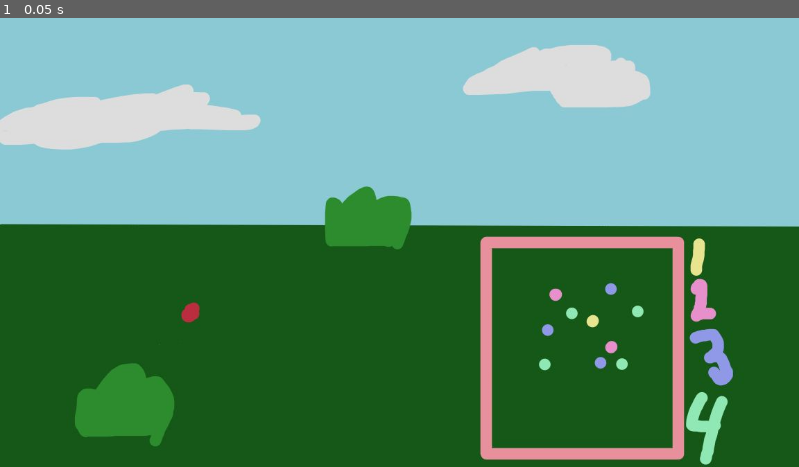
Above: before the commit, frame 1.
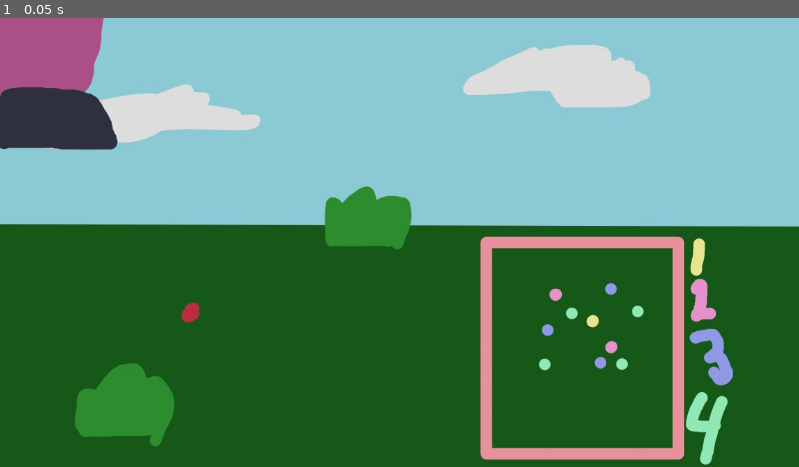
Above: after the commit, the same moment.

Repository: Odar-13/Puntformer
Game: Godot game, scene res://scenes/RPG/rpg_scene.tscn
Same seed, same stepped clock (60 frames per second), same inputs: the game is played once before the commit and once after it. This scene is started directly instead of the project's main scene.
Inputs:
- Up to frame 1 (0.05 s): no input

The runs differ from the first frame. In frame 1, 3.7% of the frame differs, in the area x 0-15%, y 0-30%.

Commit message:
Deleted Enemy Template

Diff:
--- a/scenes/RPG/rpg_scene.tscn
+++ b/scenes/RPG/rpg_scene.tscn
@@ -4,10 +4,10 @@
 [ext_resource type="Script" path="res://scripts/RPG/rpg_scene.gd" id="1_nybo4"]
 [ext_resource type="Script" path="res://scripts/RPG/turn_order_handler.gd" id="2_8y0kd"]
 [ext_resource type="Script" path="res://scripts/RPG/player.gd" id="2_epyl3"]
-[ext_resource type="Script" path="res://scripts/RPG/area_2d.gd" id="3_1cs0x"]
 [ext_resource type="Script" path="res://scripts/RPG/battle_handler.gd" id="3_3tdvk"]
 [ext_resource type="Script" path="res://scripts/RPG/background_placeholder.gd" id="4_ufr6f"]
 [ext_resource type="PackedScene" uid="uid://bh6b84m6d7yqv" path="res://scenes/RPG/enemy.tscn" id="6_3oedg"]
+[ext_resource type="Texture2D" uid="uid://3itrqrpe8ko3" path="res://art/gloombruh.png" id="8_0ghnl"]
 
 [node name="RPGScene" type="Node2D"]
 script = ExtResource("1_nybo4")
@@ -70,7 +70,7 @@
 offset_right = 40.0
 offset_bottom = 40.0
 
-[node name="Enemy Template" type="Area2D" parent="BattleHandler"]
-script = ExtResource("3_1cs0x")
+[node name="Enemy" parent="." instance=ExtResource("6_3oedg")]
 
-[node name="Enemy" parent="." instance=ExtResource("6_3oedg")]
+[node name="Sprite2D" type="Sprite2D" parent="Enemy"]
+texture = ExtResource("8_0ghnl")
